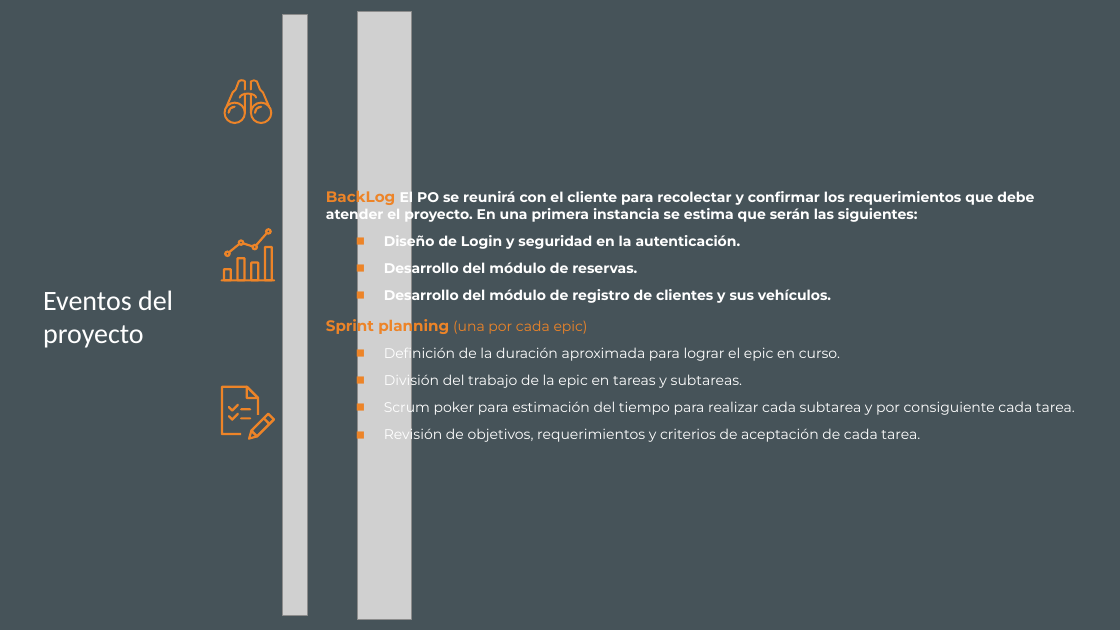
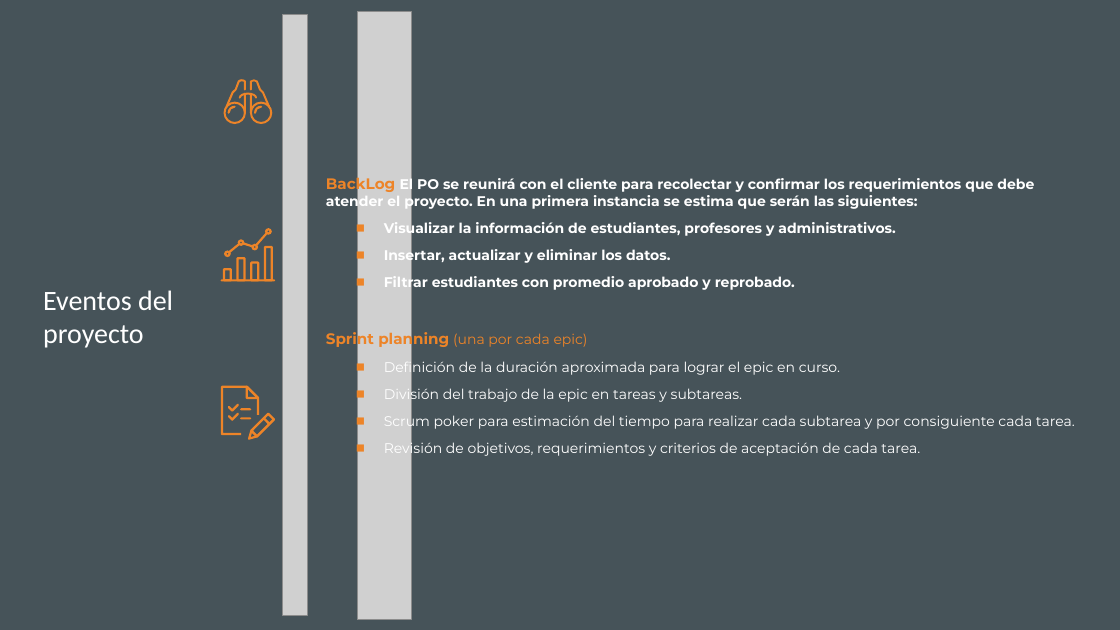
Before and after one commit to DanSotoC/formativa-2.1-tipo-problemas, a slide deck: slide 2 of Docs/Evaluación Sumativa - Daniel Soto.pptx. Drawn at 1120x630 pixels with LibreOffice and Linux fonts; fonts in the diff are those of the drawing; grey boxes stand for pictures. Boxes give left, top, right and bottom in pixels: in the first picture for what was removed or moved away, otherwise in the second. Text is boxed around its words. In the diff, an @@ line names an element or a change of style, - is before the commit and + after.

```diff
--- a/Docs/Evaluación Sumativa - Daniel Soto.pptx
+++ b/Docs/Evaluación Sumativa - Daniel Soto.pptx
@@ text at box(384, 219, 895, 291): text changed @@
-  ◼ Diseño de Login y seguridad en la autenticación.
-  ◼ Desarrollo del módulo de reservas.
-  ◼ Desarrollo del módulo de registro de clientes y sus vehículos.
+  ◼ Visualizar la información de estudiantes, profesores y administrativos.
+  ◼ Insertar, actualizar y eliminar los datos.
+  ◼ Filtrar estudiantes con promedio aprobado y reprobado.
```
Also in this commit, not shown: 4 other slides changed, 1 slide added.
